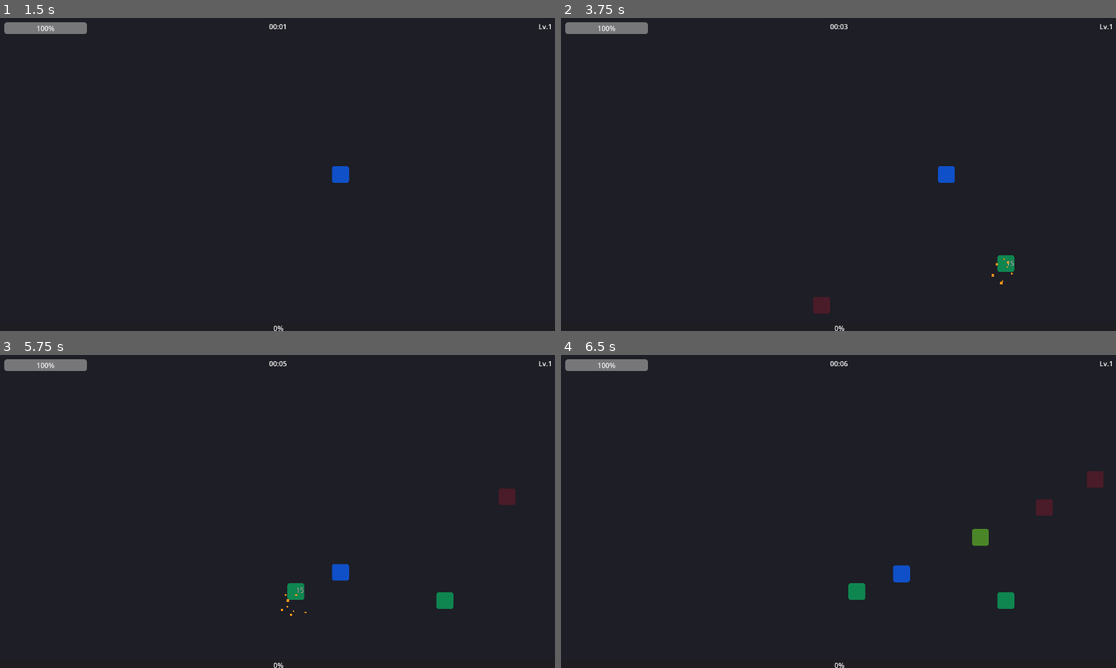
Above: before the commit, frames 1-4 (two rows, left to right).
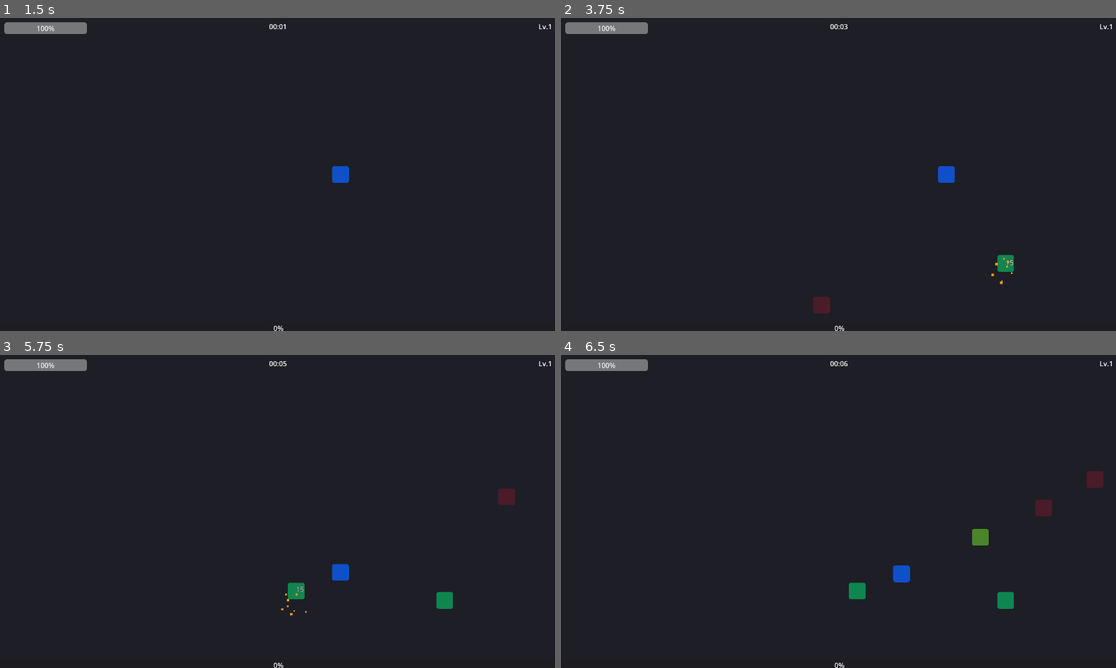
Above: after the commit, the same moments.

Repository: finaljoke/game-vsl
Game: Godot game, scene res://scenes/main/main.tscn
The game is run twice, just before and just after one commit, with the same random seed, the same clock (stepped at 60 frames per second) and the same inputs.
Inputs (mouse positions are in pixels of both pictures, inside the frame that each line leads up to):
- Up to frame 1 (1.5 s): tap Enter at 0.5 s; move the mouse to (399, 158) at 0.52 s; hold D (move_right) 0.53-1.25 s; click (399, 158) at 0.67 s; drag from (166, 190) to (338, 174) at 1.27 s
- Up to frame 2 (3.75 s): move the mouse to (894, 105) at 2.02 s; hold D (move_right) 2.03-2.75 s; drag from (810, 237) to (993, 271) at 2.77 s; move the mouse to (1005, 221) at 3.52 s; hold A (move_left) from 3.53 s (still down)
- Up to frame 3 (5.75 s): release A (move_left) at 4.25 s; drag from (111, 464) to (194, 433) at 4.27 s; move the mouse to (305, 511) at 5.02 s; hold S (move_down) from 5.03 s (still down); click (305, 511) at 5.17 s
- Up to frame 4 (6.5 s): release S (move_down) at 5.75 s; drag from (755, 433) to (727, 527) at 5.77 s

Frame 1 is identical in both runs. In frame 2, less than 0.1% of the frame differs, in the area x 77-82%, y 75-86%; in frame 3, less than 0.1%, in the area x 50-93%, y 42-84%; in frame 4, less than 0.1%.

Commit message:
feat: scale enemy HP and speed with elapsed time for proper difficulty curve

Diff:
--- a/scenes/enemies/enemy.gd
+++ b/scenes/enemies/enemy.gd
@@ -4,9 +4,9 @@
 
 signal died(position: Vector2)
 
-const SPEED: float = 80.0
-const MAX_HP: float = 20.0
-const CONTACT_DAMAGE: float = 8.0
+var SPEED: float = 80.0
+var MAX_HP: float = 20.0
+var CONTACT_DAMAGE: float = 8.0
 
 var hp: float = MAX_HP
 var _player: Node2D = null
--- a/scenes/enemies/enemy_spawner.gd
+++ b/scenes/enemies/enemy_spawner.gd
@@ -16,14 +16,17 @@
 var _spawn_timer: float = 0.0
 var _scale_timer: float = 0.0
 var _spawn_interval: float = INITIAL_INTERVAL
+var _elapsed_time: float = 0.0
 var _ysort: Node = null
+@onready var _gm = get_node("/root/GameManager")
 
 func _ready() -> void:
 	_ysort = get_tree().get_first_node_in_group("ysort")
 
 func _process(delta: float) -> void:
-	if GameManager.current_state != GameManager.State.PLAYING:
+	if _gm.current_state != _gm.State.PLAYING:
 		return
+	_elapsed_time += delta
 	_spawn_timer += delta
 	_scale_timer += delta
 	if _scale_timer >= SCALE_INTERVAL:
@@ -36,7 +39,11 @@
 func _try_spawn() -> void:
 	if get_tree().get_nodes_in_group("enemies").size() >= MAX_ENEMIES:
 		return
+	var minutes := _elapsed_time / 60.0
 	var enemy := ENEMY_SCENE.instantiate()
+	enemy.MAX_HP = 20.0 * (1.0 + minutes * 0.25)
+	enemy.hp    = enemy.MAX_HP
+	enemy.SPEED = clampf(80.0 * (1.0 + minutes * 0.15), 80.0, 160.0)
 	_ysort.add_child(enemy)
 	enemy.global_position = _random_edge_pos()
 	enemy.died.connect(_on_enemy_died)
